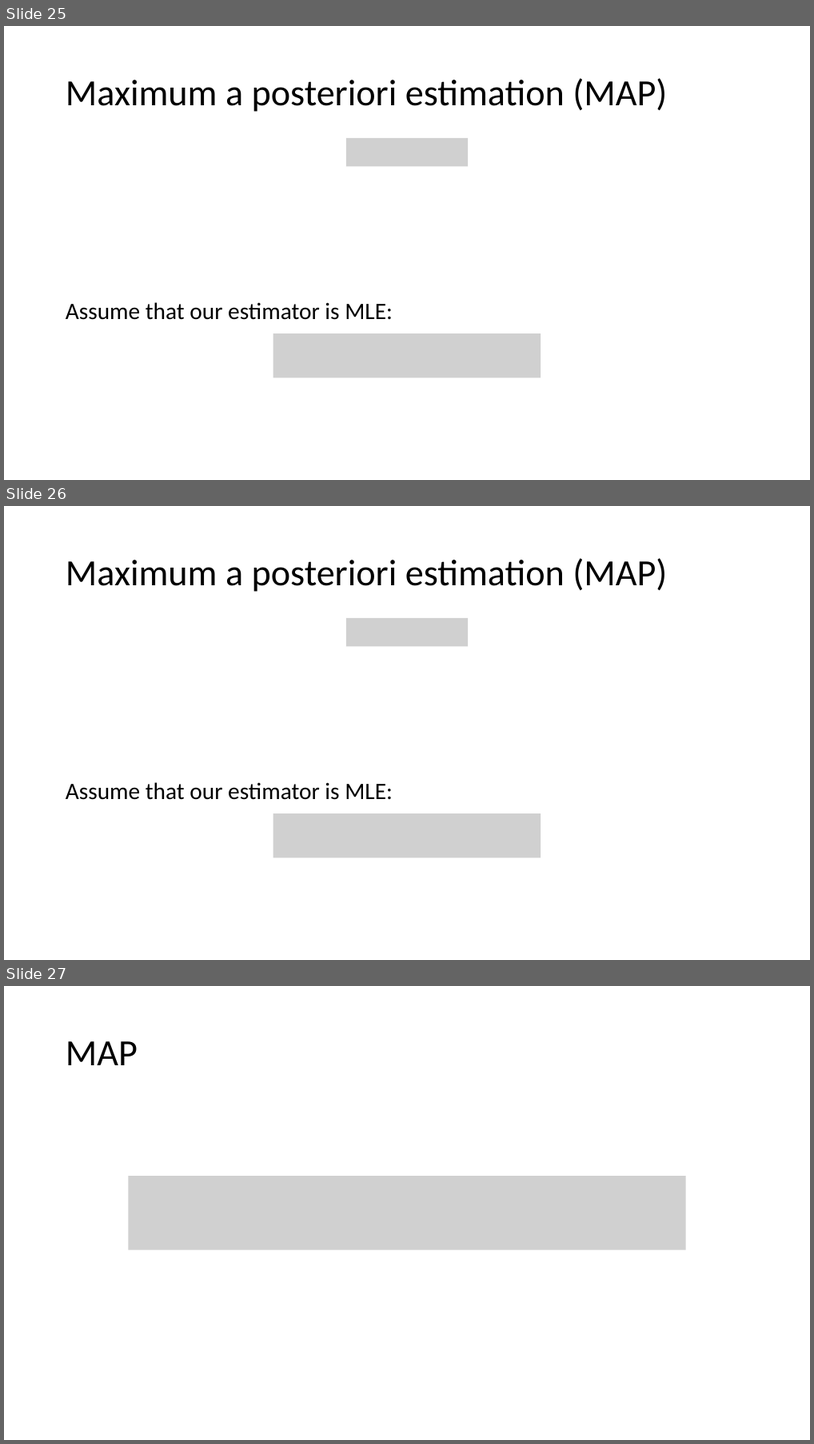
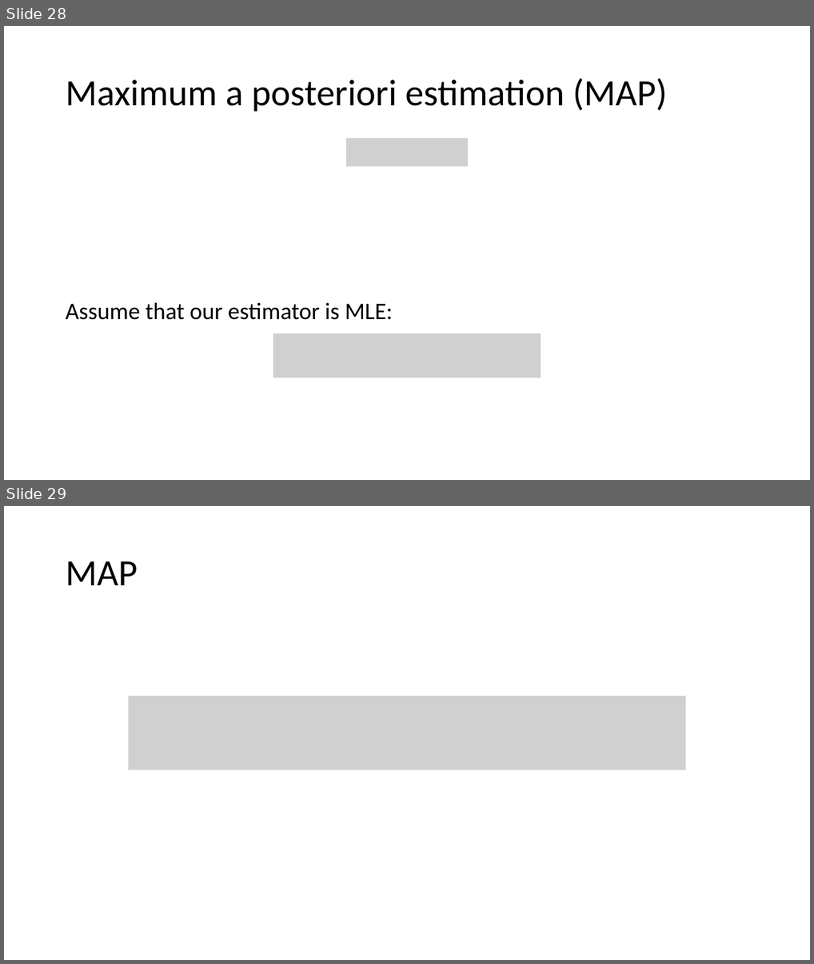
Before and after one commit to nguyenduyhanlam/Probabilistic_Graphical_Models, a slide deck: NguyenDuyHanLam_196005004/baocao.pptx. Shown one above the other, each under a label of ours: slides 25, 26 and 27 before the commit, slides 28 and 29 after it. The pictures are 814x1444 and 814x964 pixels, drawn with LibreOffice and Linux fonts; fonts in the diff are those of the drawing; grey boxes stand for pictures. Boxes give left, top, right and bottom in pixels: in the first picture for what was removed or moved away, otherwise in the second. Text is boxed around its words. In the diff, an @@ line names an element or a change of style, - is before the commit and + after.

```diff
--- a/NguyenDuyHanLam_196005004/baocao.pptx
+++ b/NguyenDuyHanLam_196005004/baocao.pptx
@@ slide 26 removed at box(4, 506, 810, 960), background #FFFFFF @@
@@ title removed at box(66, 558, 667, 592) @@
-Maximum a posteriori estimation (MAP)
@@ picture removed at box(346, 618, 468, 646) @@
@@ text removed at box(66, 782, 393, 800) @@
-Assume that our estimator is MLE:
@@ picture removed at box(274, 813, 541, 857) @@
@@ what was slide 25 is now slide 28 @@
@@ what was slide 27 is now slide 29 @@
```
Also in this commit, not shown: 5 slides changed, 3 slides added, 1 other file.
